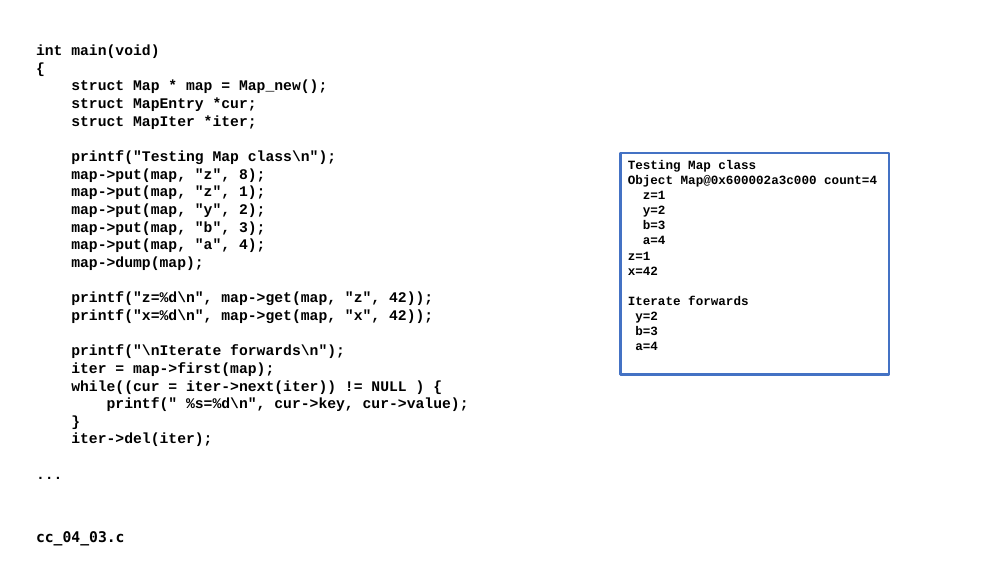
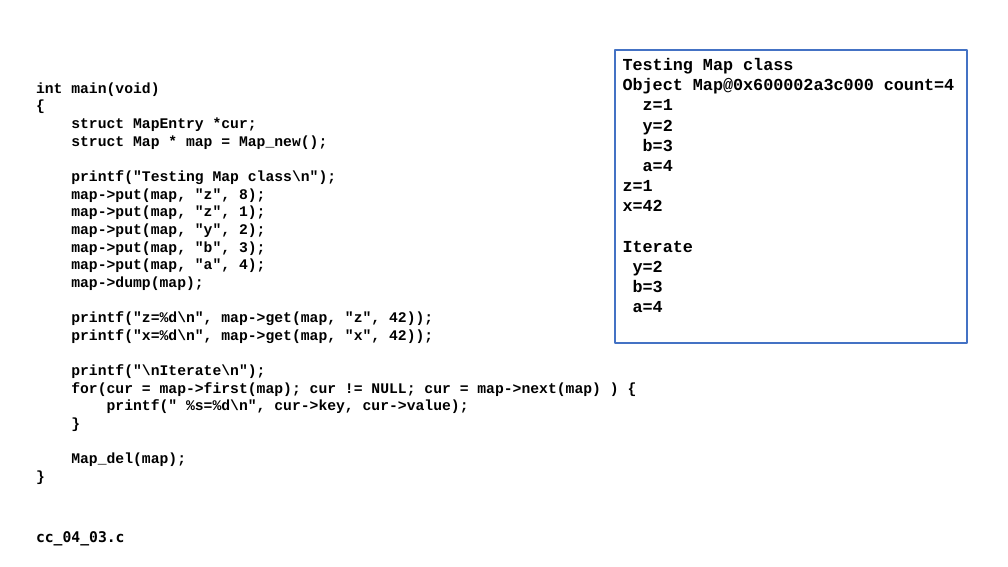
Before and after one commit to csev/cc4e, a slide deck: slide 25 of lectures/CC-04-Maps.pptx (slide 24 before the commit). Drawn at 1008x567 pixels with LibreOffice and Linux fonts; fonts in the diff are those of the drawing. Boxes give left, top, right and bottom in pixels: in the first picture for what was removed or moved away, otherwise in the second. Text is boxed around its words. In the diff, an @@ line names an element or a change of style, - is before the commit and + after.

```diff
--- a/lectures/CC-04-Maps.pptx
+++ b/lectures/CC-04-Maps.pptx
@@ rectangle "Testing Map class": place and size @@
-rectangle "Testing Map class" at (621,153,890,374)
+rectangle "Testing Map class" at (616,50,968,343)
@@ text in rectangle at (623,58,954,312): size 12 to 16 pt @@
@@ text "int main(void)": place and size @@
-text "int main(void)" at (36,44,469,446)
+text "int main(void)" at (36,82,601,466)
@@ text at (71,117,257,131): paragraph added @@
+struct MapEntry *cur;
@@ text at (71,97,257,129): paragraphs removed @@
-struct MapEntry *cur;
-struct MapIter *iter;
@@ text in rectangle at (623,240,693,252): text changed; size 12 to 16 pt @@
-Iterate forwards
+Iterate
@@ text at (71,364,601,396): text changed @@
-printf("\nIterate forwards\n");
-iter = map->first(map);
-while((cur = iter->next(iter)) != NULL ) {
+printf("\nIterate\n");
+for(cur = map->first(map); cur != NULL; cur = map->next(map) ) {
@@ text at (71,453,186,466): text changed @@
-iter->del(iter);
-...
+Map_del(map);
+}
```
Also in this commit, not shown: 3 other slides changed, 1 slide removed, 5 other files.
